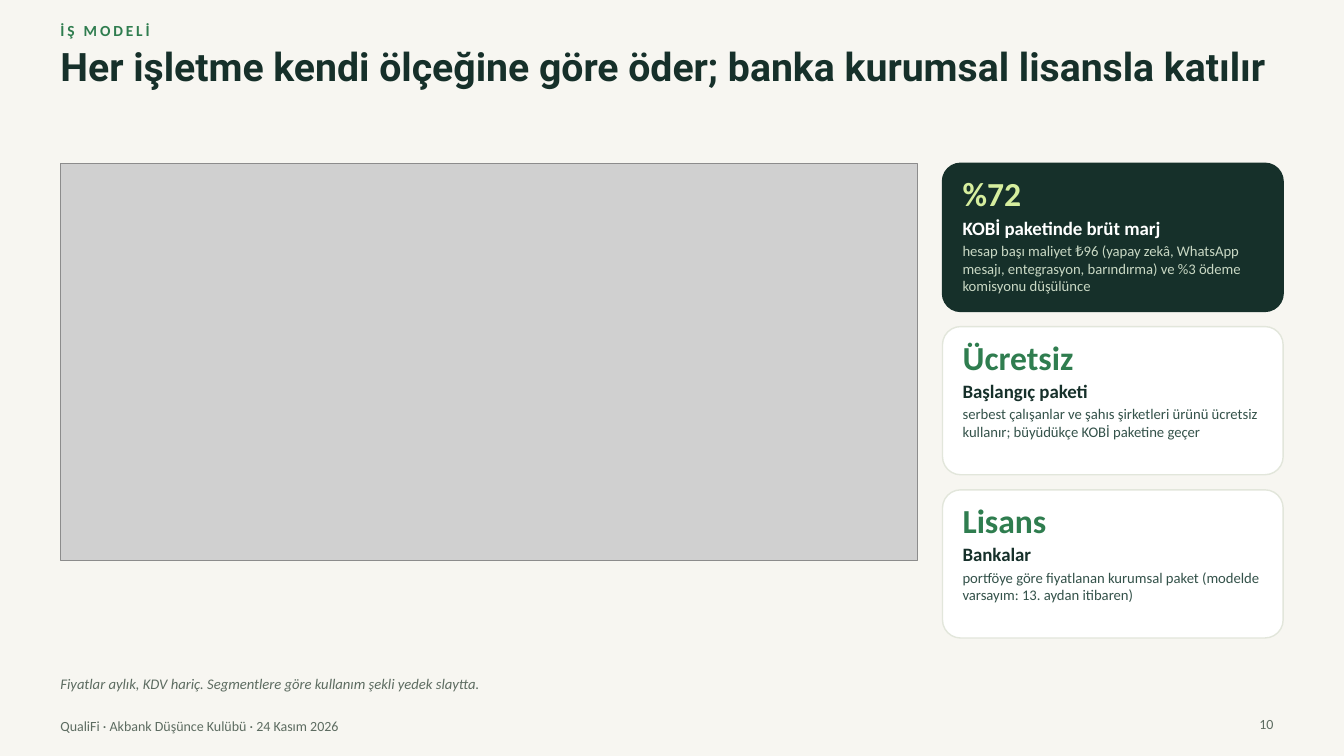
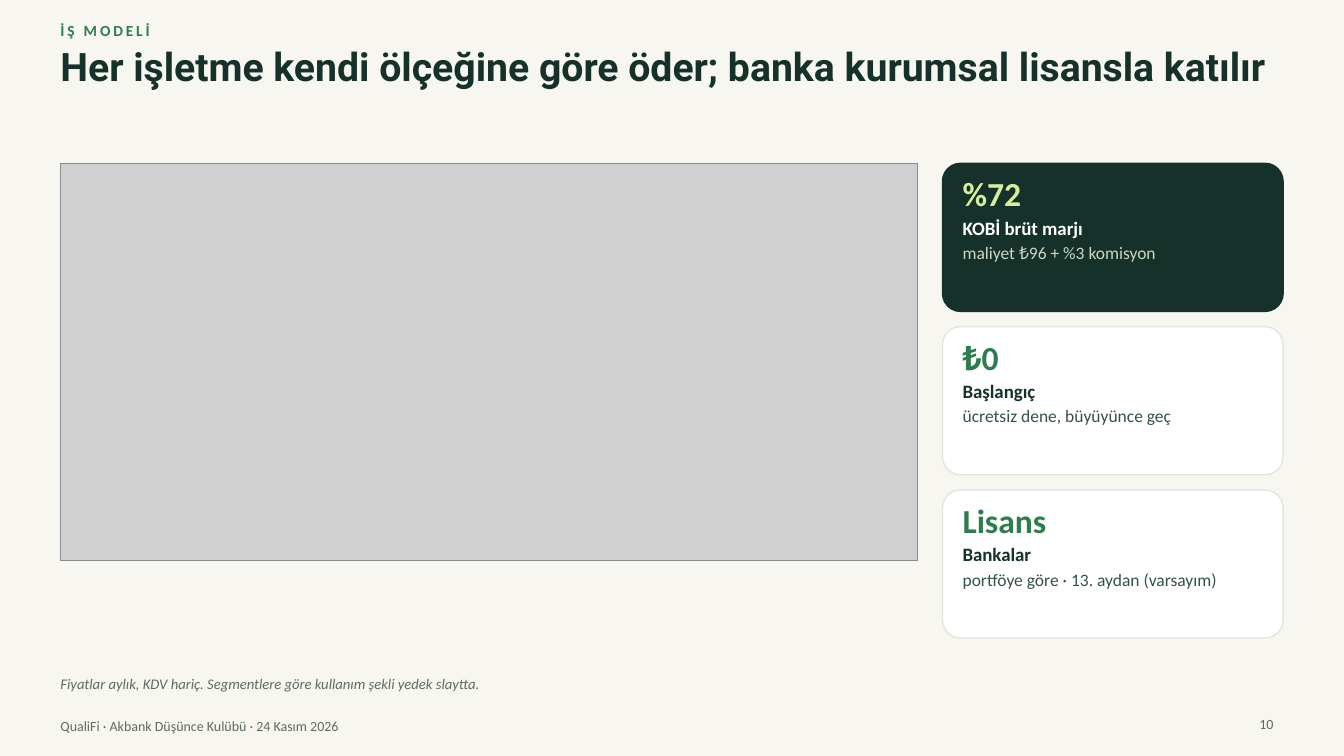
Before and after one commit to Talhaguler1/qualifi-41598058, a slide deck: slide 10 of marketing/presentation-2026-11-24/QualiFi-final-sunum.pptx. Drawn at 1344x756 pixels with LibreOffice and Linux fonts; fonts in the diff are those of the drawing; grey boxes stand for pictures. Boxes give left, top, right and bottom in pixels: in the first picture for what was removed or moved away, otherwise in the second. Text is boxed around its words. In the diff, an @@ line names an element or a change of style, - is before the commit and + after.

```diff
--- a/marketing/presentation-2026-11-24/QualiFi-final-sunum.pptx
+++ b/marketing/presentation-2026-11-24/QualiFi-final-sunum.pptx
@@ text at bbox=[963, 219, 1156, 262]: text changed; size 10.5 to 12.5 pt @@
-KOBİ paketinde brüt marj
-hesap başı maliyet ₺96 (yapay zekâ, WhatsApp mesajı, entegrasyon, barındırma) ve %3 ödeme komisyonu düşülünce
+KOBİ brüt marjı
+maliyet ₺96 + %3 komisyon
@@ text at bbox=[963, 348, 1171, 425]: text changed; size 10.5 to 12.5 pt @@
-Ücretsiz
-Başlangıç paketi
-serbest çalışanlar ve şahıs şirketleri ürünü ücretsiz kullanır; büyüdükçe KOBİ paketine geçer
+₺0
+Başlangıç
+ücretsiz dene, büyüyünce geç
@@ text at bbox=[963, 573, 1217, 589]: text changed; size 10.5 to 12.5 pt @@
-portföye göre fiyatlanan kurumsal paket (modelde varsayım: 13. aydan itibaren)
+portföye göre · 13. aydan (varsayım)
```
Also in this commit, not shown: 9 other slides changed, 1 slide added, 1 slide removed, 8 other files.
